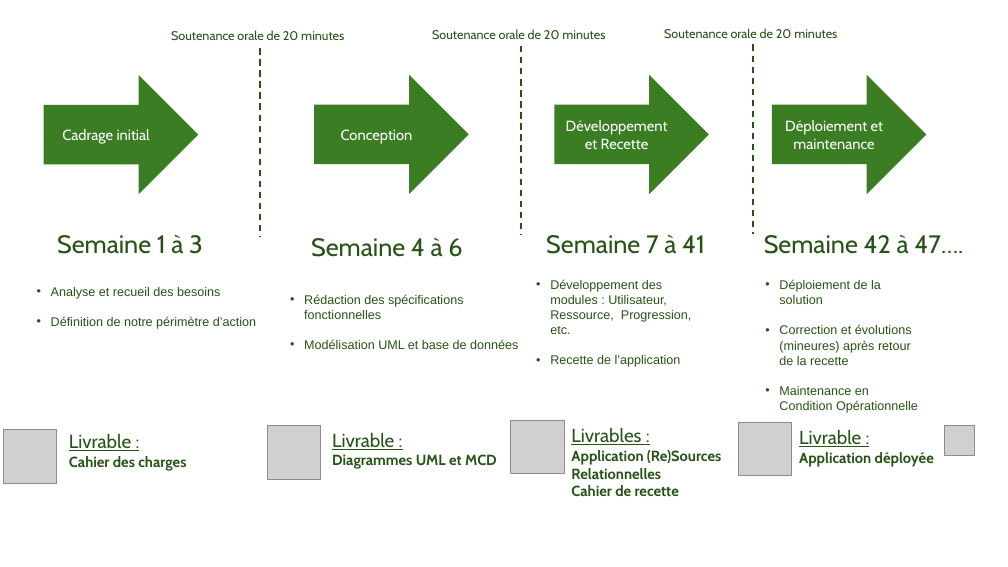
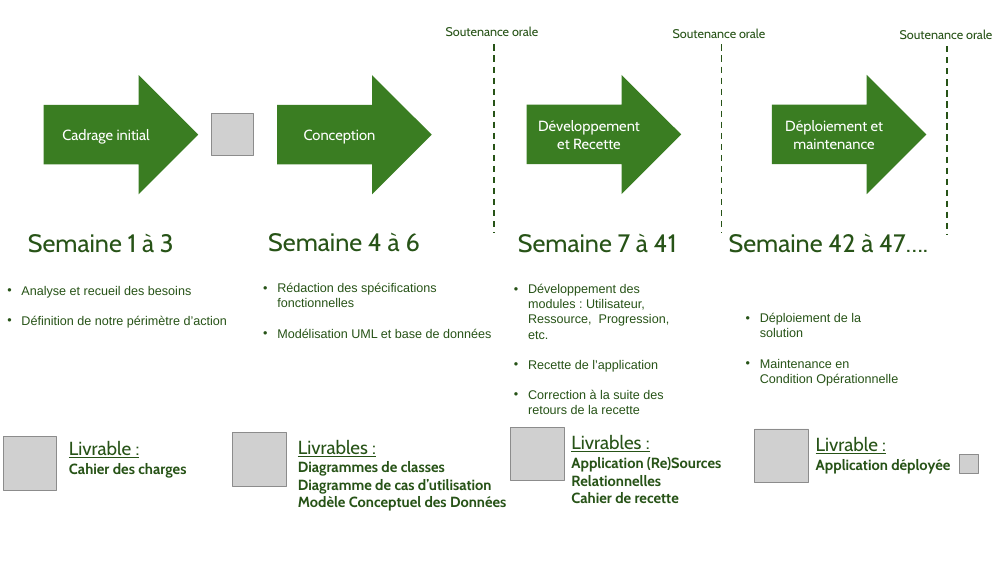
Before and after one commit to BLOC3-orga/RessourcesRelationnelles, a slide deck: slide 1 of docs/Macroplanning.pptx. Drawn at 1008x567 pixels with LibreOffice and Linux fonts; fonts in the diff are those of the drawing; grey boxes stand for pictures. Boxes give left, top, right and bottom in pixels: in the first picture for what was removed or moved away, otherwise in the second. Text is boxed around its words. In the diff, an @@ line names an element or a change of style, - is before the commit and + after.

Commit message:
màj

```diff
--- a/docs/Macroplanning.pptx
+++ b/docs/Macroplanning.pptx
@@ text at box(446, 26, 538, 36): text changed @@
-Soutenance orale de 20 minutes
+Soutenance orale
@@ text at box(673, 28, 765, 38): text changed @@
-Soutenance orale de 20 minutes
+Soutenance orale
@@ text at box(900, 29, 992, 39): text changed @@
-Soutenance orale de 20 minutes
+Soutenance orale
@@ line moved from (521, 46) - (521, 235) to (495, 45) - (495, 234) @@
@@ 2 texts, 1 line: place and size @@
-2 texts, 1 line at box(57, 45, 753, 254)
+2 texts, 1 line at box(28, 45, 721, 253)
@@ line moved from (260, 48) - (260, 237) to (948, 46) - (948, 235) @@
@@ right arrow "Conception": place and size @@
-right arrow "Conception" at box(315, 75, 469, 194)
+right arrow "Conception" at box(278, 75, 432, 194)
@@ right arrow "Développement et Recette": place and size @@
-right arrow "Développement et Recette" at box(554, 75, 709, 194)
+right arrow "Développement et Recette" at box(527, 75, 681, 194)
@@ picture added at box(211, 113, 253, 156) @@
@@ text "Semaine 4 à 6": place and size @@
-text "Semaine 4 à 6" at box(311, 237, 462, 257)
+text "Semaine 4 à 6" at box(268, 232, 420, 252)
@@ text "Semaine 42 à 47….": place and size @@
-text "Semaine 42 à 47…." at box(764, 234, 963, 254)
+text "Semaine 42 à 47…." at box(729, 233, 928, 253)
@@ text "Analyse et recueil des besoins": place and size @@
-text "Analyse et recueil des besoins" at box(51, 287, 256, 329)
+text "Analyse et recueil des besoins" at box(21, 286, 227, 328)
@@ text "Rédaction des spécifications fonctionnelles": place and size @@
-text "Rédaction des spécifications fonctionnelles" at box(304, 294, 518, 349)
+text "Rédaction des spécifications fonctionnelles" at box(277, 282, 491, 338)
@@ text "Développement des modules : Utilisateur, ...": place and size @@
-text "Développement des modules : Utilisateur, ..." at box(550, 279, 692, 367)
+text "Développement des modules : Utilisateur, ..." at box(528, 283, 670, 414)
@@ text "Déploiement de la solution": place and size @@
-text "Déploiement de la solution" at box(779, 279, 918, 413)
+text "Déploiement de la solution" at box(760, 312, 898, 386)
@@ text at box(779, 325, 912, 365): paragraph removed @@
-• Correction et évolutions (mineures) après retour de la recette
@@ text at box(528, 390, 663, 414): paragraph added @@
+• Correction à la suite des retours de la recette
@@ picture added at box(233, 433, 287, 486) @@
@@ picture removed at box(267, 426, 321, 479) @@
@@ text at box(298, 440, 506, 511): text changed @@
-Livrable :
-Diagrammes UML et MCD
+Livrables :
+Diagrammes de classes
+Diagramme de cas d’utilisation
+Modèle Conceptuel des Données
@@ 2 texts, 2 pictures: place and size @@
-2 texts, 2 pictures at box(3, 420, 721, 496)
+2 texts, 2 pictures at box(3, 427, 721, 503)
@@ picture: place and size @@
-picture at box(739, 422, 792, 476)
+picture at box(755, 429, 808, 482)
@@ text "Livrable :": place and size @@
-text "Livrable :" at box(799, 430, 934, 467)
+text "Livrable :" at box(816, 437, 950, 474)
@@ picture removed at box(945, 426, 975, 455) @@
@@ picture added at box(960, 454, 979, 473) @@
```
